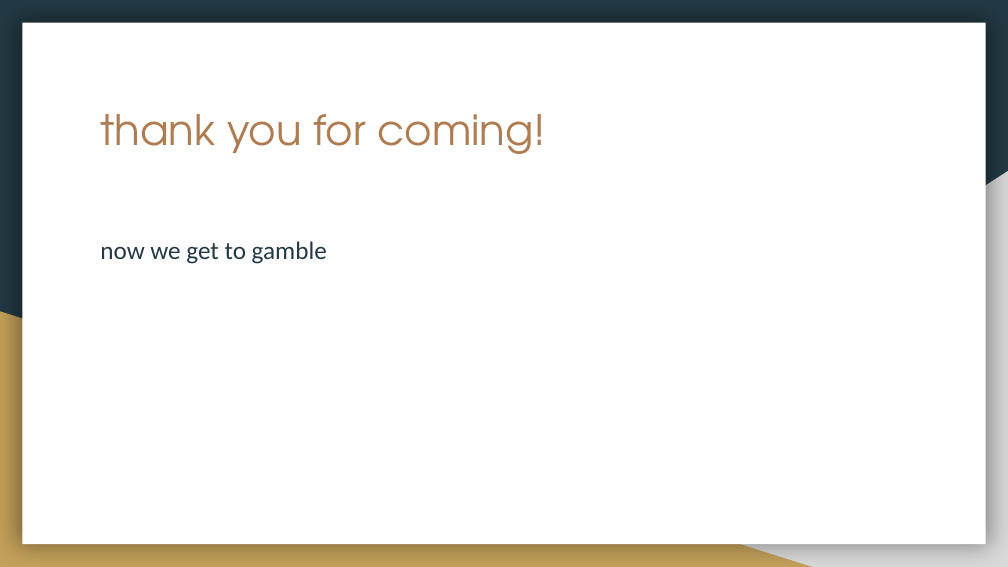
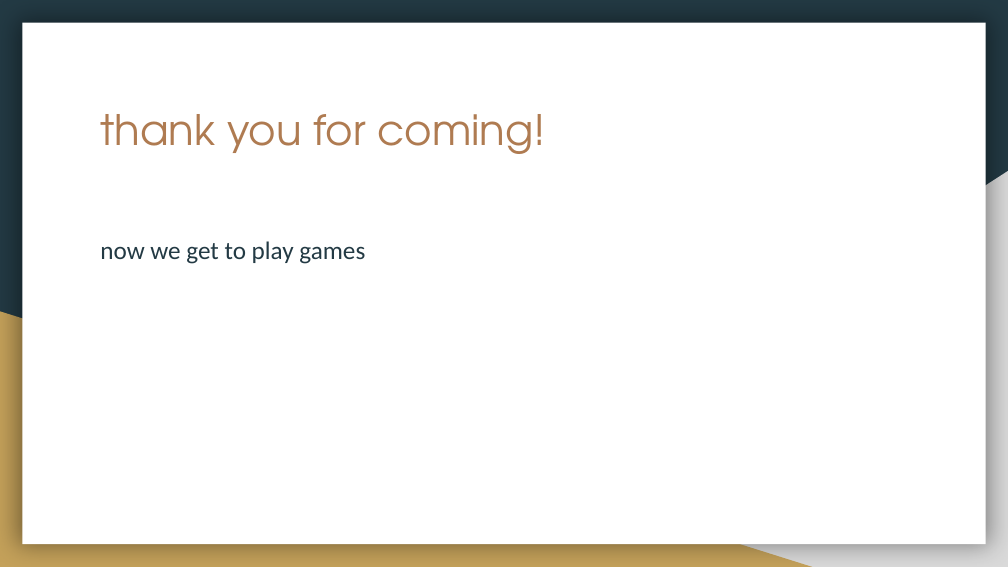
Before and after one commit to erickim/kellyCriterion, a slide deck: slide 28 of 110717-cx.pptx (slide 26 before the commit). Drawn at 1008x567 pixels with LibreOffice and Linux fonts; fonts in the diff are those of the drawing. Boxes give left, top, right and bottom in pixels: in the first picture for what was removed or moved away, otherwise in the second. Text is boxed around its words. In the diff, an @@ line names an element or a change of style, - is before the commit and + after.

```diff
--- a/110717-cx.pptx
+++ b/110717-cx.pptx
@@ text at bbox=[100, 241, 365, 264]: text changed @@
-now we get to gamble
+now we get to play games
```
Also in this commit, not shown: 7 other slides changed, 2 slides added.
